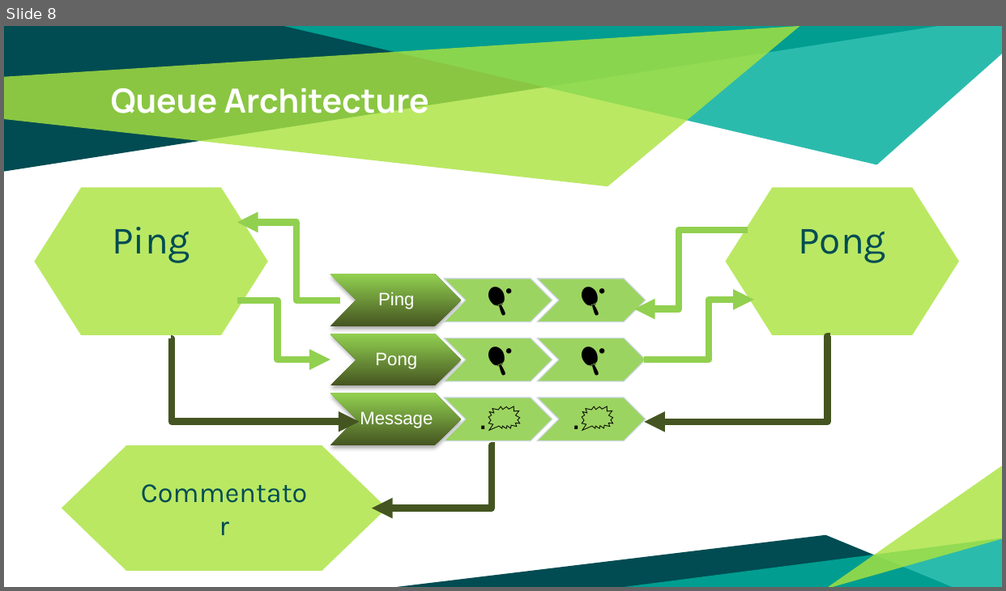
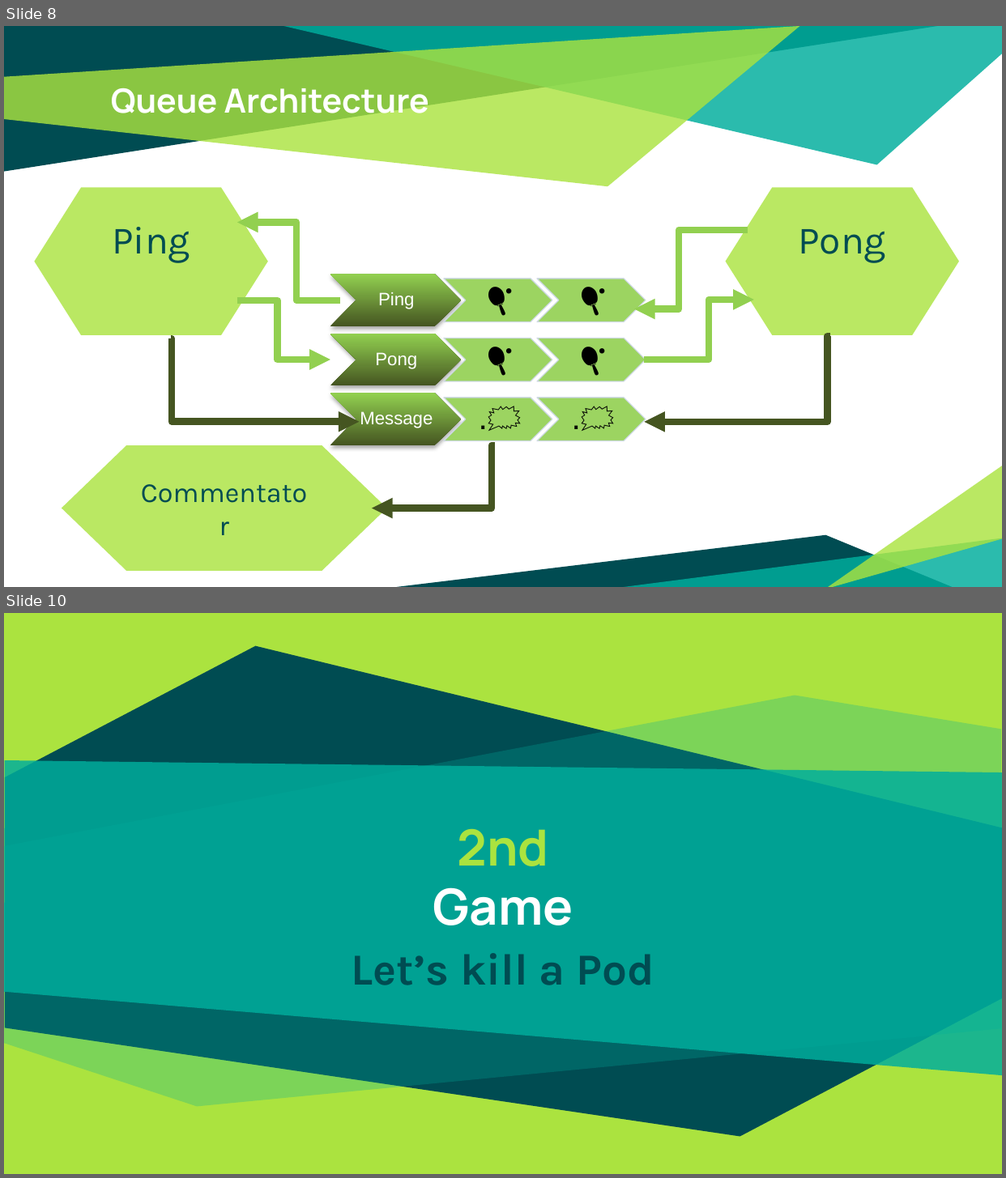
Before and after one commit to patrocinio/chaos-monkey-playing-ping-pong, a slide deck: Presentation/Bootcamp.pptx. Shown one above the other, each under a label of ours: slide 8 before the commit, slides 8 and 10 after it; the slides between them are not shown. The pictures are 1006x591 and 1006x1178 pixels, drawn with LibreOffice and Linux fonts; fonts in the diff are those of the drawing. Boxes give left, top, right and bottom in pixels: in the first picture for what was removed or moved away, otherwise in the second. Text is boxed around its words. In the diff, an @@ line names an element or a change of style, - is before the commit and + after.

```diff
--- a/Presentation/Bootcamp.pptx
+++ b/Presentation/Bootcamp.pptx
@@ slide 10 added at [4, 613, 1002, 1174], background #ABE33F @@
@@ freeform shape added at [5, 646, 1002, 1137], fill #004C52 @@
@@ freeform shape added at [4, 695, 1001, 1106], fill #00AE9D at 27% opacity @@
@@ freeform shape added at [4, 760, 1002, 1076], fill #00AE9D at 83% opacity @@
@@ title added at [433, 828, 573, 926], 36 pt, text #FFFFFF, bold @@
+2nd
+Game
@@ subtitle added at [351, 953, 654, 986], 32 pt, text #004C52, bold @@
+Let’s kill a Pod
```
Also in this commit, not shown: 2 slides changed, 27 other slides added.
